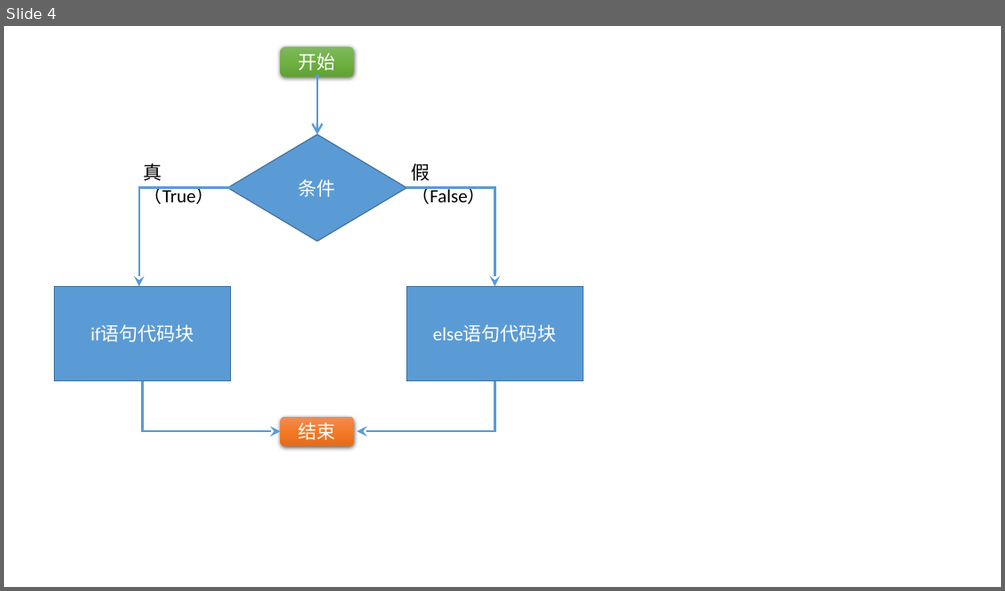
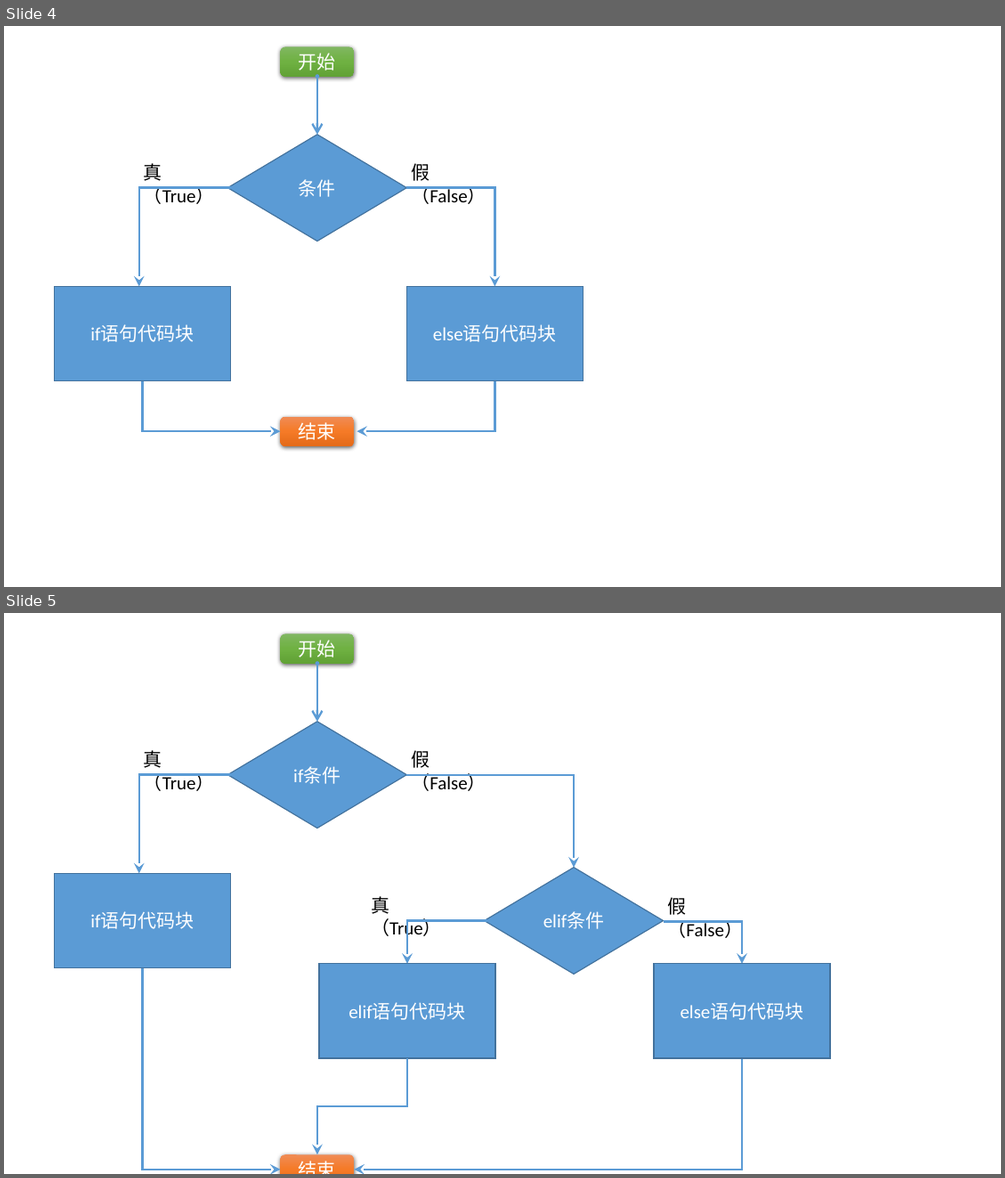
Before and after one commit to xiaojike/minecraft-pi-book-zh, a slide deck: 流程图.pptx. Shown one above the other, each under a label of ours: slide 4 before the commit, slides 4 and 5 after it. The pictures are 1005x591 and 1005x1178 pixels, drawn with LibreOffice and Linux fonts; fonts in the diff are those of the drawing. Boxes give left, top, right and bottom in pixels: in the first picture for what was removed or moved away, otherwise in the second. Text is boxed around its words. In the diff, an @@ line names an element or a change of style, - is before the commit and + after.

```diff
--- a/流程图.pptx
+++ b/流程图.pptx
@@ slide 5 added at (4, 613, 1001, 1174), background #FFFFFF @@
@@ rounded rectangle added at (281, 634, 354, 663), fill gradient #81B861 to #6FB242 to #62A336, 18 pt, text #FFFFFF @@
+开始
@@ double arrow added from (317, 722) to (317, 663), #5B9BD5 2 pt @@
@@ diamond added at (227, 722, 406, 828), fill #5B9BD5, outline #43739E 1 pt, 18 pt, text #FFFFFF @@
+if条件
@@ text added at (144, 750, 215, 791), 18 pt, text #000000 @@
+真（True）
@@ text added at (411, 750, 486, 791), 18 pt, text #000000 @@
+假（False）
@@ elbow arrow added from (260, 774) to (139, 873), #5B9BD5 2 pt @@
@@ elbow arrow added from (407, 774) to (574, 868), #5B9BD5 2 pt @@
@@ rectangle added at (54, 873, 231, 967), fill #5B9BD5, outline #43739E 1 pt, 18 pt, text #FFFFFF @@
+if语句代码块
@@ diamond added at (484, 868, 663, 974), fill #5B9BD5, outline #43739E 1 pt, 18 pt, text #FFFFFF @@
+elif条件
@@ text added at (371, 896, 442, 940), 18 pt, text #000000 @@
+真（True）
@@ text added at (667, 897, 743, 941), 18 pt, text #000000 @@
+假（False）
@@ elbow arrow added from (488, 920) to (407, 964), #5B9BD5 2 pt @@
@@ elbow arrow added from (663, 922) to (742, 964), #5B9BD5 2 pt @@
@@ elbow arrow added from (142, 968) to (281, 1169), #5B9BD5 2 pt @@
@@ rectangle added at (319, 964, 495, 1058), fill #5B9BD5, outline #43739E 1 pt, 18 pt, text #FFFFFF @@
+elif语句代码块
@@ rectangle added at (654, 964, 830, 1058), fill #5B9BD5, outline #43739E 1 pt, 18 pt, text #FFFFFF @@
+else语句代码块
@@ elbow arrow added from (407, 1058) to (317, 1154), #5B9BD5 2 pt @@
@@ elbow arrow added from (742, 1058) to (354, 1169), #5B9BD5 2 pt @@
@@ rounded rectangle added at (281, 1154, 354, 1174), fill gradient #F18C57 to #F67B28 to #E56C19, 18 pt, text #FFFFFF @@
+结束
```
Also in this commit, not shown: 2 other files.
